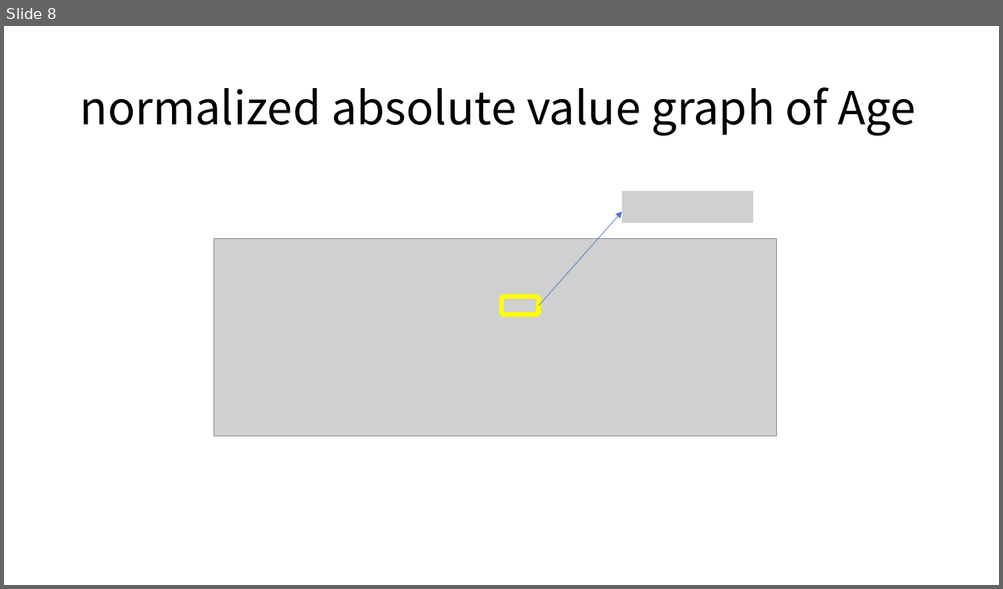
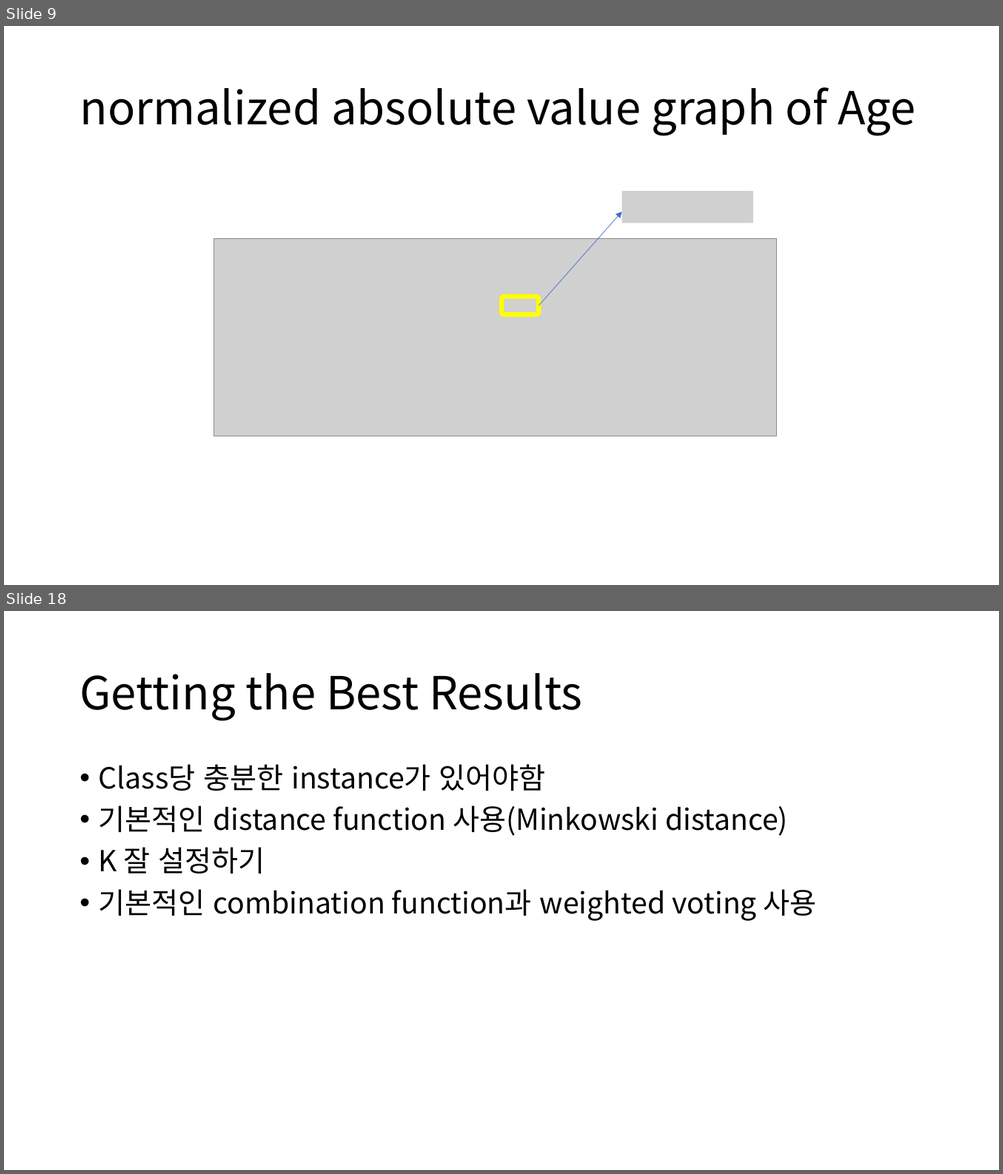
Before and after one commit to gudrb/machine_learning_class, a slide deck: IBL ppt.pptx. Shown one above the other, each under a label of ours: slide 8 before the commit, slides 9 and 18 after it; the slides between them are not shown. The pictures are 1003x589 and 1003x1174 pixels, drawn with LibreOffice and Linux fonts; fonts in the diff are those of the drawing; grey boxes stand for pictures. Boxes give left, top, right and bottom in pixels: in the first picture for what was removed or moved away, otherwise in the second. Text is boxed around its words. In the diff, an @@ line names an element or a change of style, - is before the commit and + after.

```diff
--- a/IBL ppt.pptx
+++ b/IBL ppt.pptx
@@ slide 18 added at <box>4,611,999,1170</box>, background #FFFFFF @@
@@ title added at <box>79,673,583,721</box>, 44 pt, text #000000 @@
+Getting the Best Results
@@ text added at <box>99,764,817,921</box>, 28 pt, text #000000 @@
+• Class당 충분한 instance가 있어야함
+• 기본적인 distance function 사용(Minkowski distance)
+• K 잘 설정하기
+• 기본적인 combination function과 weighted voting 사용
@@ what was slide 8 is now slide 9 @@
```
Also in this commit, not shown: 5 slides changed, 6 other slides added.
